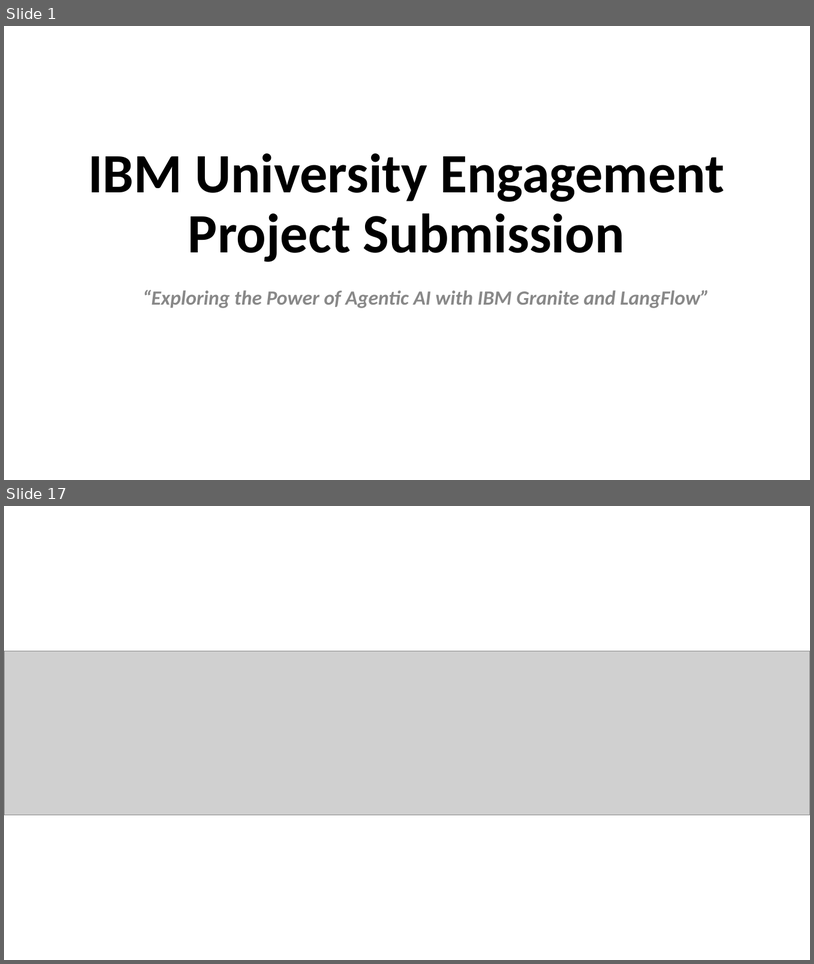
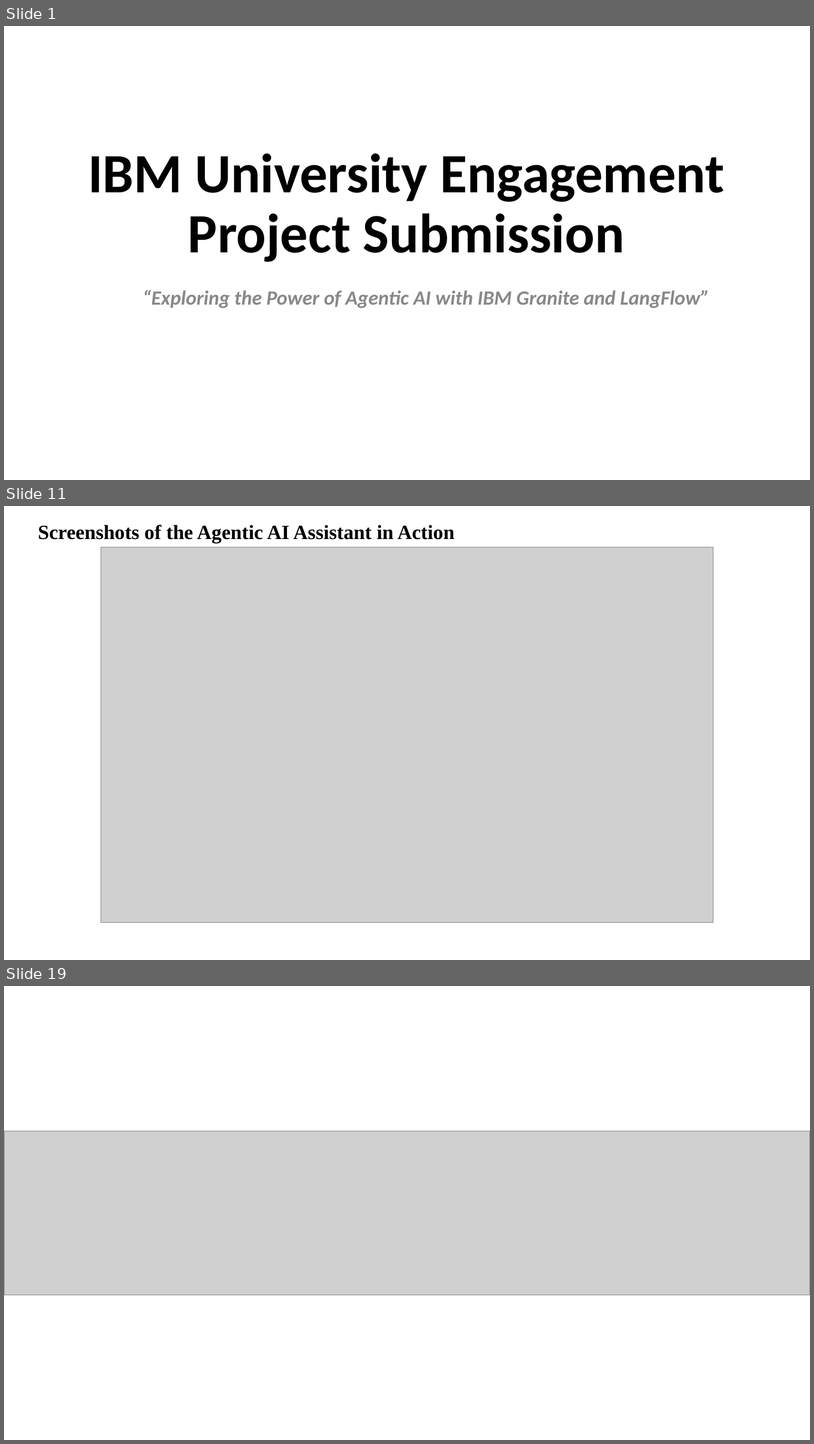
Before and after one commit to rdutta-ui/Research-Agent-Project, a slide deck: Project Submission Template for EduentFoundation_IBMUniversityEngagement-Bob.pptx. Shown one above the other, each under a label of ours: slides 1 and 17 before the commit, slides 1, 11 and 19 after it; the slides between them are not shown. The pictures are 814x964 and 814x1444 pixels, drawn with LibreOffice and Linux fonts; fonts in the diff are those of the drawing; grey boxes stand for pictures. Boxes give left, top, right and bottom in pixels: in the first picture for what was removed or moved away, otherwise in the second. Text is boxed around its words. In the diff, an @@ line names an element or a change of style, - is before the commit and + after.

```diff
--- a/Project Submission Template for EduentFoundation_IBMUniversityEngagement-Bob.pptx
+++ b/Project Submission Template for EduentFoundation_IBMUniversityEngagement-Bob.pptx
@@ slide 11 added at [4, 506, 810, 960], background #FFFFFF @@
@@ text added at [38, 525, 455, 543], 24 pt, text #000000, bold @@
+Screenshots of the Agentic AI Assistant in Action
@@ picture added at [101, 547, 714, 922] @@
@@ what was slide 17 is now slide 19 @@
```
Also in this commit, not shown: 15 slides changed, 1 other slide added.
